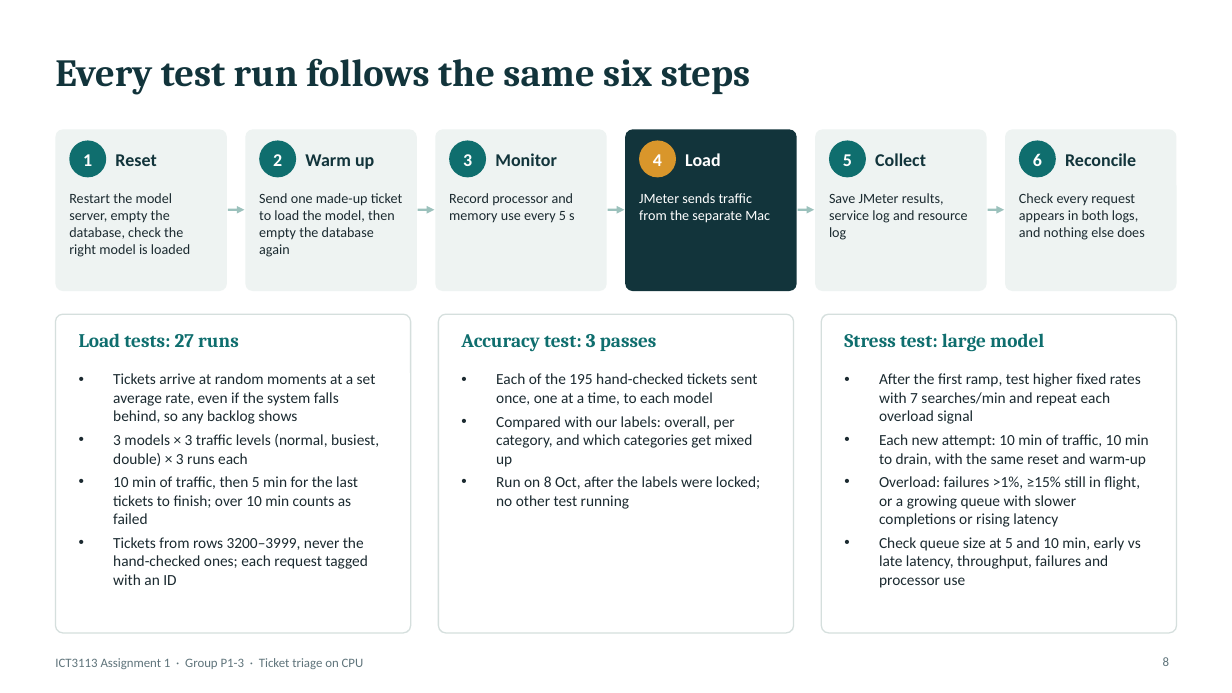
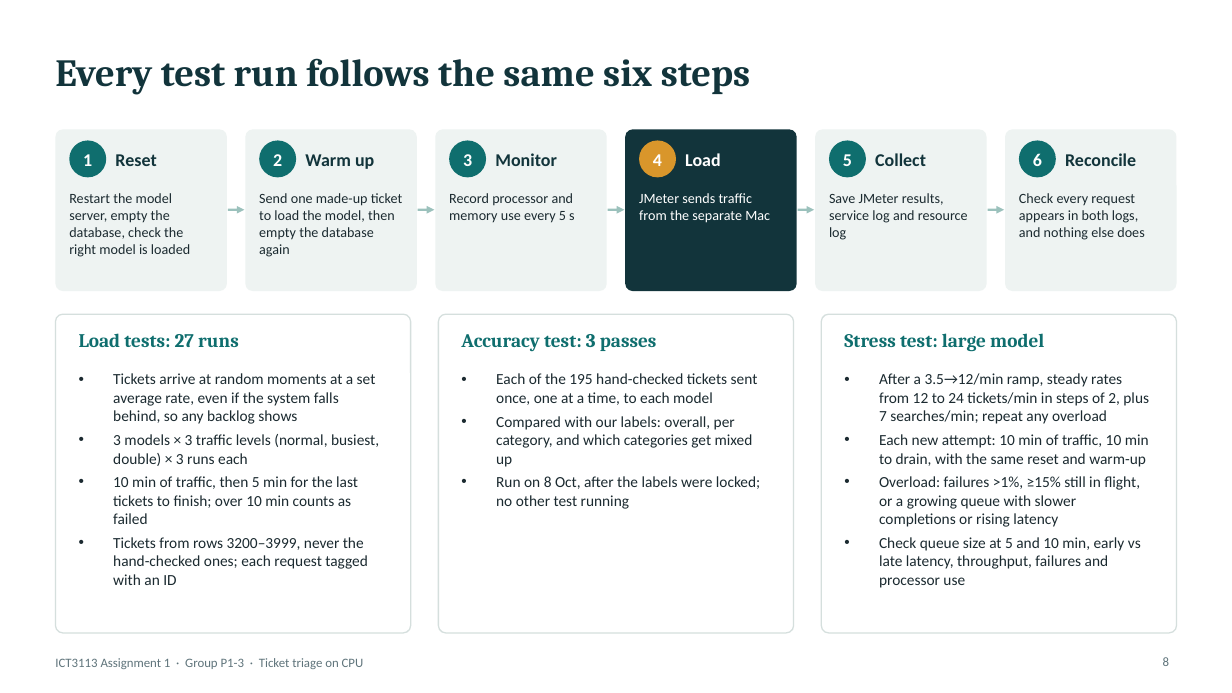
Before and after one commit to asdafsafas/ICT3113_A1_P1-3, a slide deck: slide 8 of slides/Group03.pptx. Drawn at 1232x693 pixels with LibreOffice and Linux fonts; fonts in the diff are those of the drawing. Boxes give left, top, right and bottom in pixels: in the first picture for what was removed or moved away, otherwise in the second. Text is boxed around its words. In the diff, an @@ line names an element or a change of style, - is before the commit and + after.

```diff
--- a/slides/Group03.pptx
+++ b/slides/Group03.pptx
@@ text at [879, 373, 1149, 424]: text changed @@
-• After the first ramp, test higher fixed rates with 7 searches/min and repeat each overload signal
+• After a 3.5→12/min ramp, steady rates from 12 to 24 tickets/min in steps of 2, plus 7 searches/min; repeat any overload
```
Also in this commit, not shown: 3 other slides changed, 1 other file.
